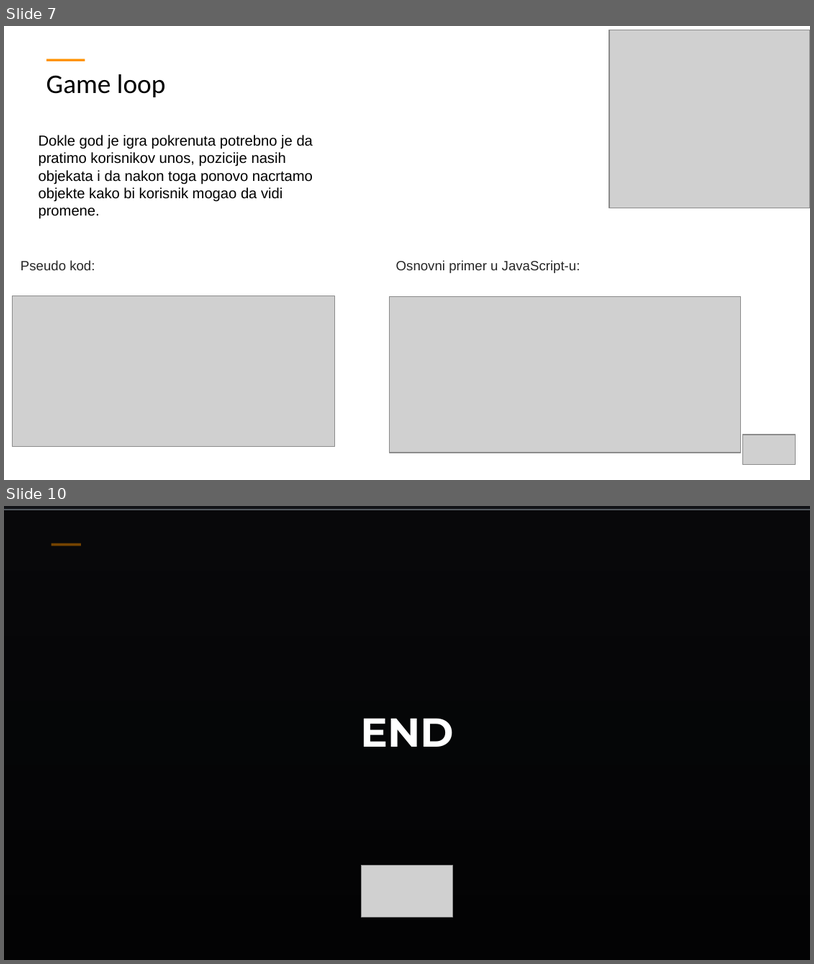
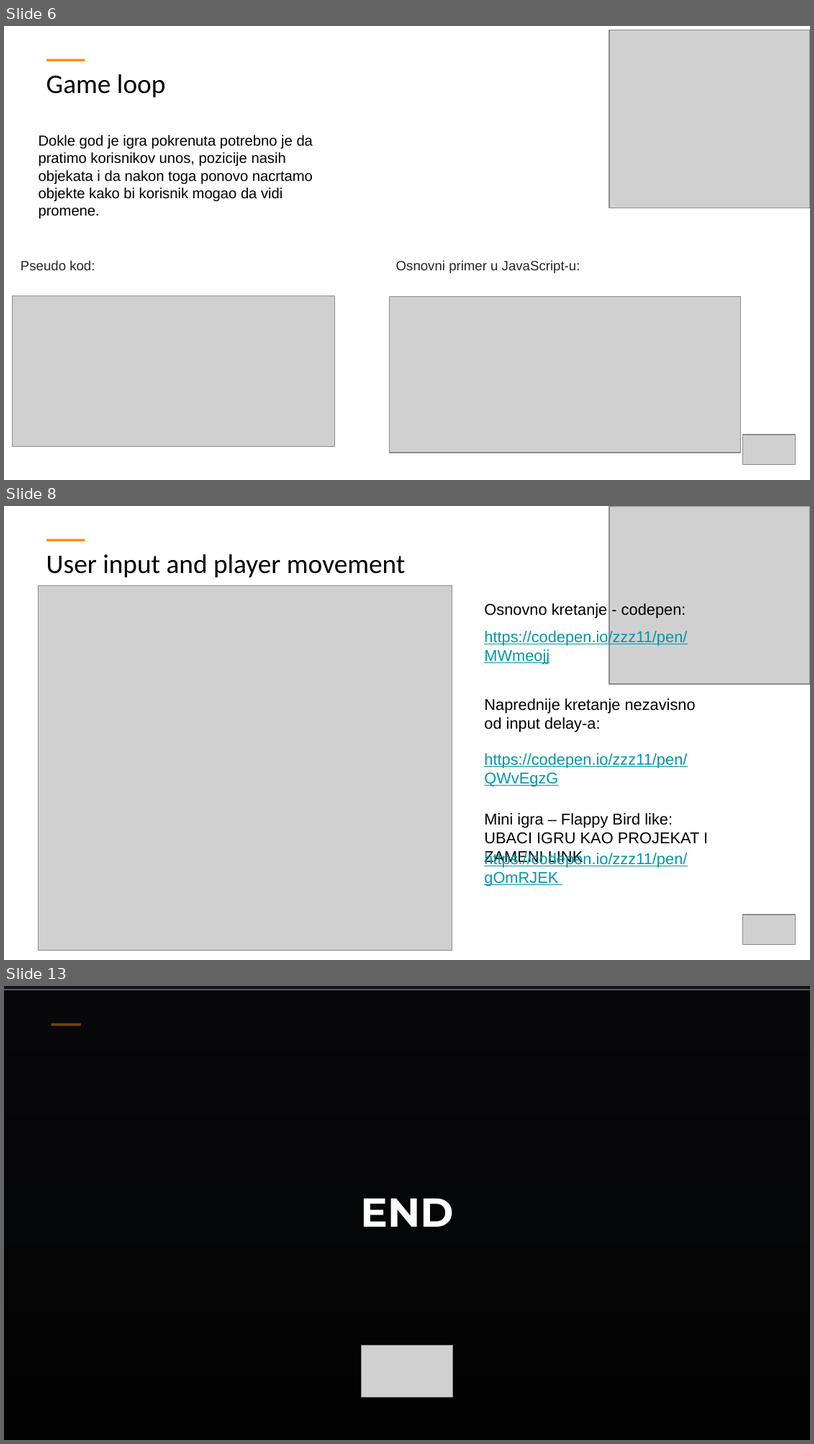
Before and after one commit to ObradovicZ/platformer, a slide deck: TemplateExample - white.pptx. Shown one above the other, each under a label of ours: slides 7 and 10 before the commit, slides 6, 8 and 13 after it; the slides between them are not shown. The pictures are 814x964 and 814x1444 pixels, drawn with LibreOffice and Linux fonts; fonts in the diff are those of the drawing; grey boxes stand for pictures; background and template pictures are left out. Boxes give left, top, right and bottom in pixels: in the first picture for what was removed or moved away, otherwise in the second. Text is boxed around its words. In the diff, an @@ line names an element or a change of style, - is before the commit and + after.

```diff
--- a/TemplateExample - white.pptx
+++ b/TemplateExample - white.pptx
@@ slide 8 added at [4, 506, 810, 960], background #FFFFFF; not listed: 1 template element that a slide beside it also shows @@
@@ picture added at [610, 506, 810, 683] @@
@@ title added at [46, 554, 406, 577], 24 pt, text #000000 @@
+User input and player movement
@@ picture added at [38, 586, 452, 950] @@
@@ text added at [484, 603, 687, 618], 14 pt, text #000000 @@
+Osnovno kretanje - codepen:
@@ text added at [484, 630, 687, 664], 14 pt, text #0097A7, underline @@
+https://codepen.io/zzz11/pen/MWmeojj
@@ text added at [484, 698, 696, 732], 14 pt, text #000000 @@
+Naprednije kretanje nezavisno od input delay-a:
@@ text added at [484, 753, 687, 786], 14 pt, text #0097A7, underline @@
+https://codepen.io/zzz11/pen/QWvEgzG
@@ text added at [484, 813, 708, 865], 14 pt, text #000000 @@
+Mini igra – Flappy Bird like: UBACI IGRU KAO PROJEKAT I ZAMENI LINK
@@ text added at [484, 852, 687, 886], 14 pt, text #0097A7, underline @@
+https://codepen.io/zzz11/pen/gOmRJEK
@@ picture added at [743, 914, 796, 944] @@
@@ what was slide 7 is now slide 6 @@
@@ what was slide 10 is now slide 13 @@
```
Also in this commit, not shown: 2 slides changed, 4 other slides added, 2 slides removed.
